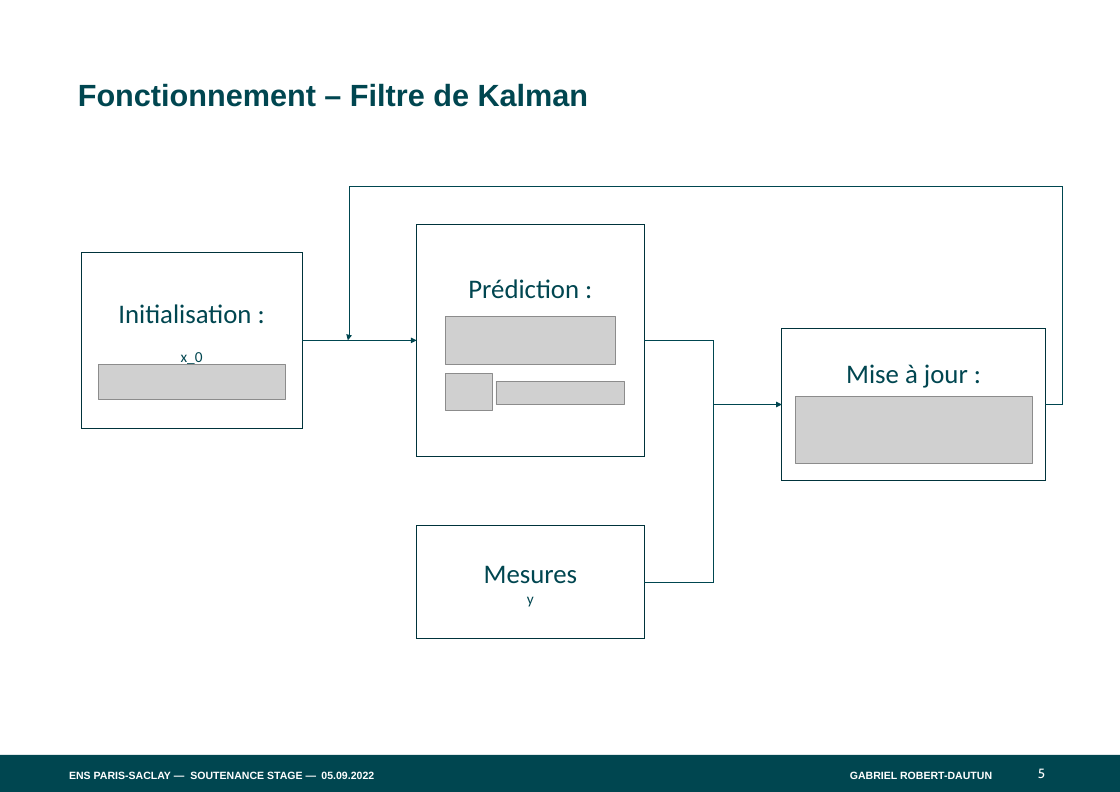
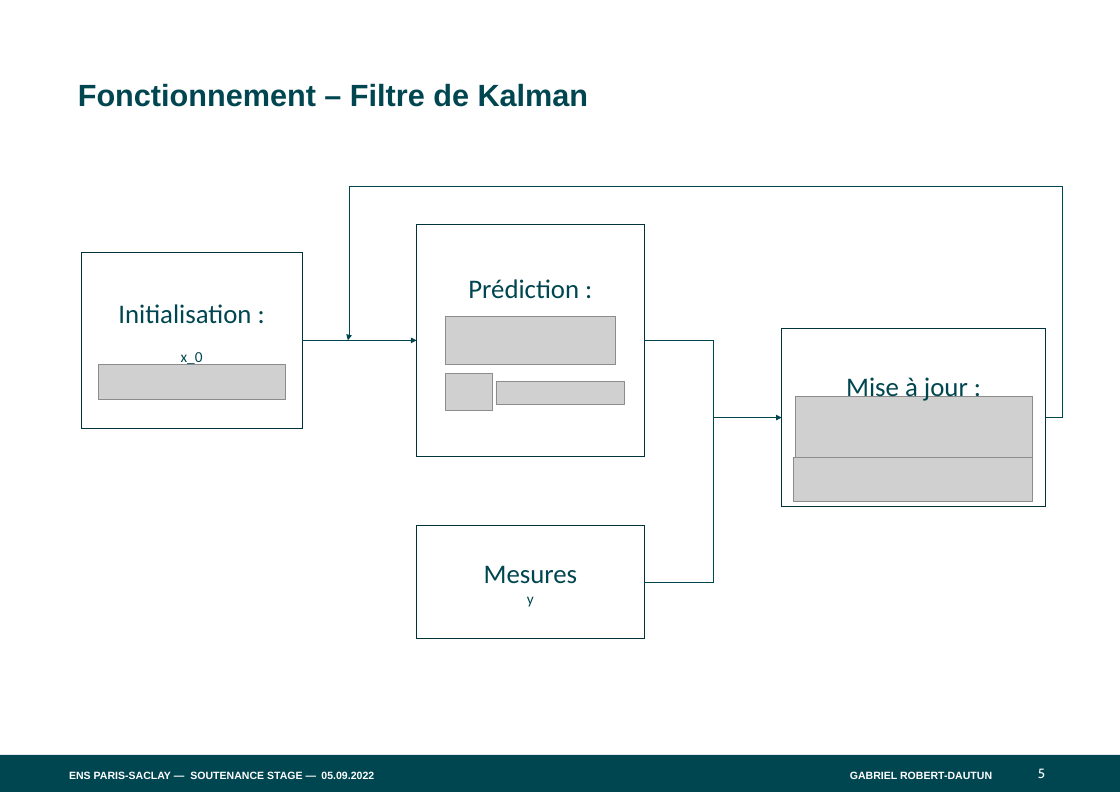
Before and after one commit to RUValaS/RDR, a slide deck: slide 5 of rendu/diapo/ENS-PARIS-SACLAY_GABARIT-PPT_V5.pptx. Drawn at 1120x792 pixels with LibreOffice and Linux fonts; fonts in the diff are those of the drawing; grey boxes stand for pictures. Boxes give left, top, right and bottom in pixels: in the first picture for what was removed or moved away, otherwise in the second. Text is boxed around its words. In the diff, an @@ line names an element or a change of style, - is before the commit and + after.

```diff
--- a/rendu/diapo/ENS-PARIS-SACLAY_GABARIT-PPT_V5.pptx
+++ b/rendu/diapo/ENS-PARIS-SACLAY_GABARIT-PPT_V5.pptx
@@ elbow line moved from (1046, 405) - (702, 187) to (1046, 418) - (702, 187) @@
@@ rectangle "Mise à jour :": place and size @@
-rectangle "Mise à jour :" at bbox=[782, 329, 1045, 480]
+rectangle "Mise à jour :" at bbox=[782, 329, 1045, 506]
@@ elbow arrow moved from (644, 340) - (782, 405) to (644, 340) - (782, 418) @@
@@ picture added at bbox=[793, 457, 1032, 501] @@
```
Also in this commit, not shown: 4 other slides changed, 7 slides added, 1 slide removed.
